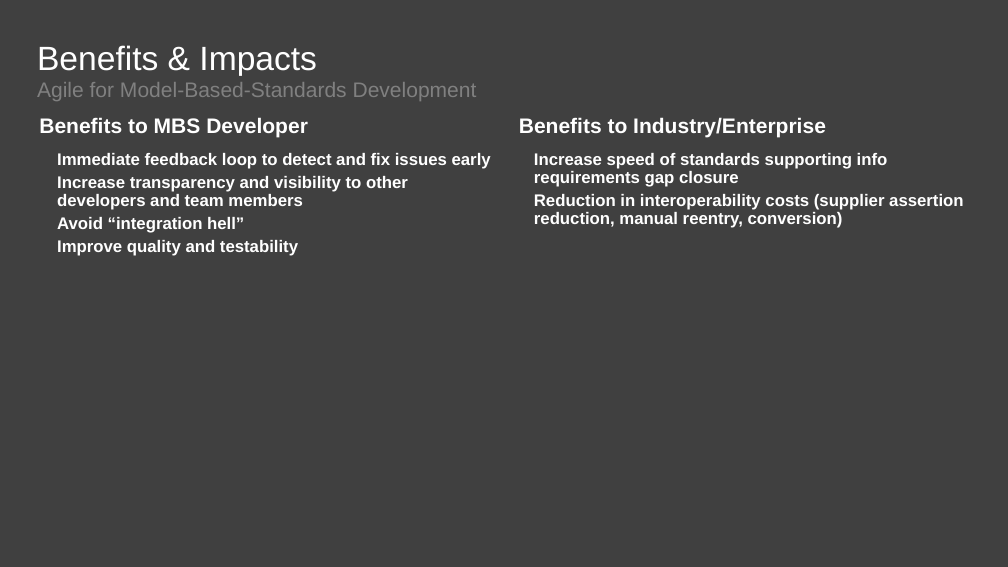
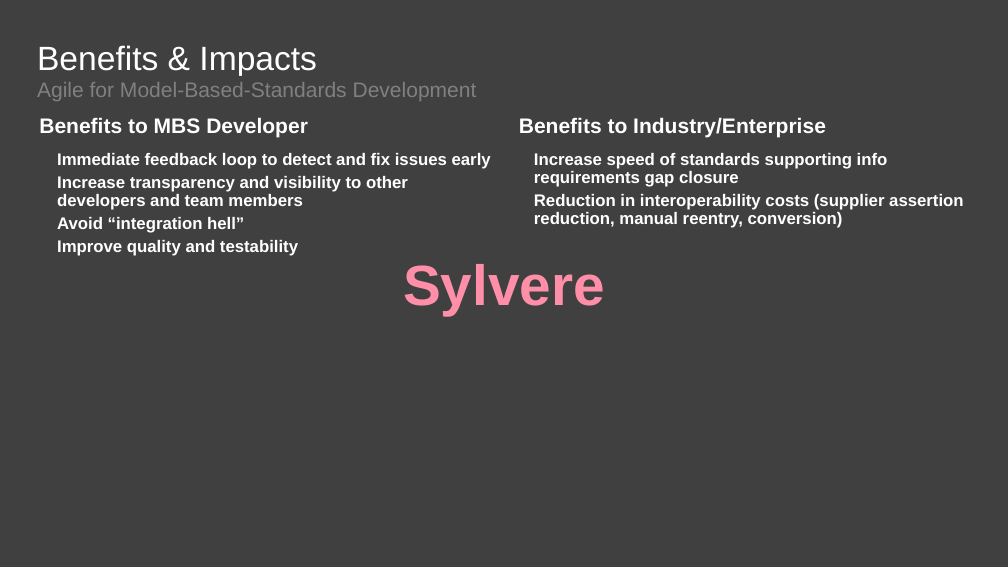
Before and after one commit to agile4mbsd/papers, a slide deck: slide 10 of 01 - Agile for Model-Based Standards Development/D - Presentations/PDES.Presentation.pptx (slide 6 before the commit). Drawn at 1008x567 pixels with LibreOffice and Linux fonts; fonts in the diff are those of the drawing; background and template pictures are left out. Boxes give left, top, right and bottom in pixels: in the first picture for what was removed or moved away, otherwise in the second. Text is boxed around its words. In the diff, an @@ line names an element or a change of style, - is before the commit and + after.

```diff
--- a/01 - Agile for Model-Based Standards Development/D - Presentations/PDES.Presentation.pptx
+++ b/01 - Agile for Model-Based Standards Development/D - Presentations/PDES.Presentation.pptx
@@ text added at [403,264,605,316], 54 pt, text #FF8FA8, bold @@
+Sylvere
```
Also in this commit, not shown: 3 other slides changed, 4 slides added.
